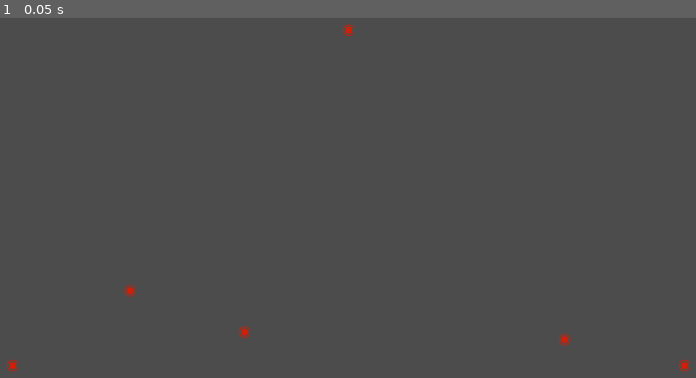
Above: before the commit, frame 1.
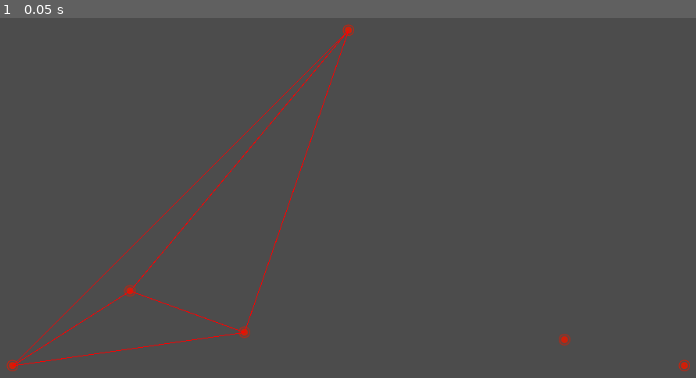
Above: after the commit, the same moment.

Repository: Dead-Rabbit/GodotDelaunay
Game: Godot game, scene res://scenes/Delaunay.tscn
Same seed, same stepped clock (60 frames per second), same inputs: the game is played once before the commit and once after it.
Inputs:
- Up to frame 1 (0.05 s): no input

The runs differ from the first frame. In frame 1, 0.9% of the frame differs, in the area x 1-51%, y 3-97%.

Commit message:
add draw

Diff:
--- a/scripts/baseClass/DelaunayTriangle.gd
+++ b/scripts/baseClass/DelaunayTriangle.gd
@@ -18,6 +18,8 @@
 
 var line2D : Line2D
 
+enum draw_type {TEMP_TRIANGLE, TRIANGLE}
+
 # 初始化
 func _init(point1 : DelaunayPoint, point2 : DelaunayPoint, point3 : DelaunayPoint):
 	self.point1 = point1
@@ -28,23 +30,34 @@
 	self.line3 = DelaunayLine.new(self.point3, self.point1)
 
 
-func draw(parent):
+func draw(parent, d_type):
 	line2D = Line2D.new()
 	line2D.width = 1
-	line2D.default_color = Color.white
+	match d_type:
+		0:
+			print("temp")
+			line2D.default_color = Color.yellowgreen
+		1:
+			print("triangle")
+			line2D.default_color = Color.red
+
 	line2D.add_point(self.point1.getLocation())
 	line2D.add_point(self.point2.getLocation())
 	line2D.add_point(self.point3.getLocation())
+	line2D.add_point(self.point1.getLocation())
+	parent.add_child(line2D)
 
 
 # 判断点是否在外接圆右侧
 func checkIfPointOutSideOnRight(point):
 	return point.x > center.x + radius
 
+
 # 判断点是否在外接圆内
 func checkIfPointInside(point : DelaunayPoint):
 	var pos = Vector2(point.x, point.y)
 	return center.distance_to(pos) <= radius
+
 
 # 计算三角形的圆心和半径
 func calculateCenterAndRadius():
--- a/scripts/delaunayControl.gd
+++ b/scripts/delaunayControl.gd
@@ -66,8 +66,8 @@
 			var tempTriangle = tempTriangles[index]
 			tempTriangle.calculateCenterAndRadius()
 			if tempTriangle.checkIfPointOutSideOnRight(point):
-				print("right")
-				tempTriangle.draw(self)
+#				print("right")
+				tempTriangle.draw(self, DelaunayTriangle.draw_type.TRIANGLE)
 				# 则该三角形为Delaunay三角形，保存到triangles
 				triangles.append(tempTriangle)
 				# 在temp里去除掉
@@ -75,7 +75,8 @@
 				index -= 1
 			elif !tempTriangle.checkIfPointInside(point):
 #　　　　　　　　 则该三角形为不确定        　　　　　　　　　     //后面会在问题中讨论
-				print("Not Inside")
+#				print("Not Inside")
+				pass
 			elif tempTriangle.checkIfPointInside(point):
 				print("Inside")
 				# 将三边保存至edge buffer
@@ -84,8 +85,6 @@
 				edgeBuffer.append(tempTriangle.line3)
 				tempTriangles.remove(index)
 				index -= 1
-			else:
-				print("None")
 
 			index += 1
 
